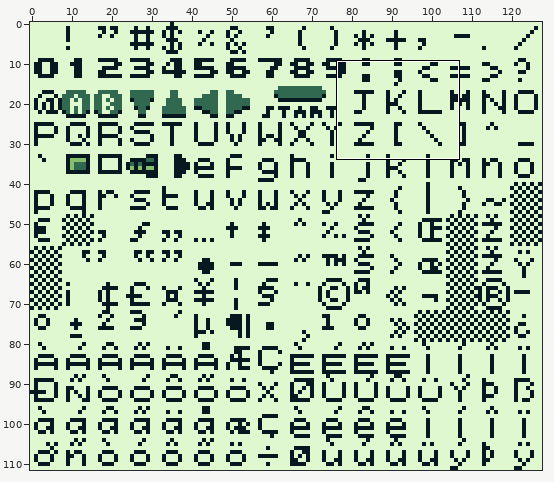
Sprite sheet: assets/fonts/hud.png. Above: a wide view before the commit, with the close-up outlined.
Close-up. Before the edit:
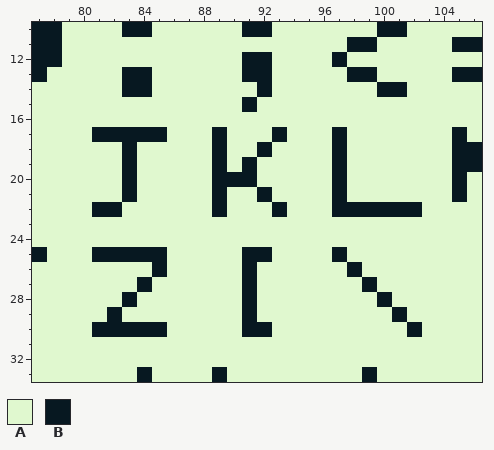
The file is 128x112 pixels. Shown: x 77..106, y 10..33.
Palette (. is transparent): A #e0f8cf  B #071821
Pixels before, first column x 77:
10 BBAAAABBAAAAAABBAAAAAAABBAAAAA
11 BBAAAAAAAAAAAAAAAAAAABBAAAAABB
12 BBAAAAAAAAAAAABBAAAABAAAAAAAAA
13 BAAAAABBAAAAAABBAAAAABBAAAAABB
14 AAAAAABBAAAAAAABAAAAAAABBAAAAA
15 AAAAAAAAAAAAAABAAAAAAAAAAAAAAA
16 AAAAAAAAAAAAAAAAAAAAAAAAAAAAAA
17 AAAABBBBBAAABAAABAAABAAAAAAABA
18 AAAAAABAAAAABAABAAAABAAAAAAABB
19 AAAAAABAAAAABABAAAAABAAAAAAABB
20 AAAAAABAAAAABBBAAAAABAAAAAAABA
21 AAAAAABAAAAABAABAAAABAAAAAAABA
22 AAAABBAAAAAABAAABAAABBBBBBAAAA
23 AAAAAAAAAAAAAAAAAAAAAAAAAAAAAA
24 AAAAAAAAAAAAAAAAAAAAAAAAAAAAAA
25 BAAABBBBBAAAAABBAAAABAAAAAAAAA
26 AAAAAAAABAAAAABAAAAAABAAAAAAAA
27 AAAAAAABAAAAAABAAAAAAABAAAAAAA
28 AAAAAABAAAAAAABAAAAAAAABAAAAAA
29 AAAAABAAAAAAAABAAAAAAAAABAAAAA
30 AAAABBBBBAAAAABBAAAAAAAAABAAAA
31 AAAAAAAAAAAAAAAAAAAAAAAAAAAAAA
32 AAAAAAAAAAAAAAAAAAAAAAAAAAAAAA
33 AAAAAAABAAAABAAAAAAAAABAAAAAAA
And afterwards:
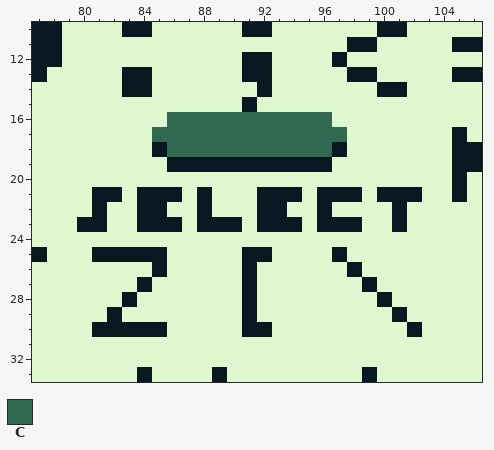
Colours new in this view: C #306850
Diff:
Changed rows in their new state; - is an unchanged pixel.
first column x 80:
16 ------CCCCCCCCCCC------
17 -AAAACCCCCCCCCCCCC-----
18 ---A-BCCCCCCCCCCC------
19 ---A--BBB-B-BBBBBA-----
20 ---A-----AAA-----A-----
21 -BBABBB-BA---BB-B-B-BBB
22 --A-BB--BA--B---BAAAA-A
23 BB--BBB-BBB-BBB-BBB--B-
Changed places in both close-ups, as pixel boxes (x1, y1, x2, y2):
changed: (77, 112, 422, 232)
